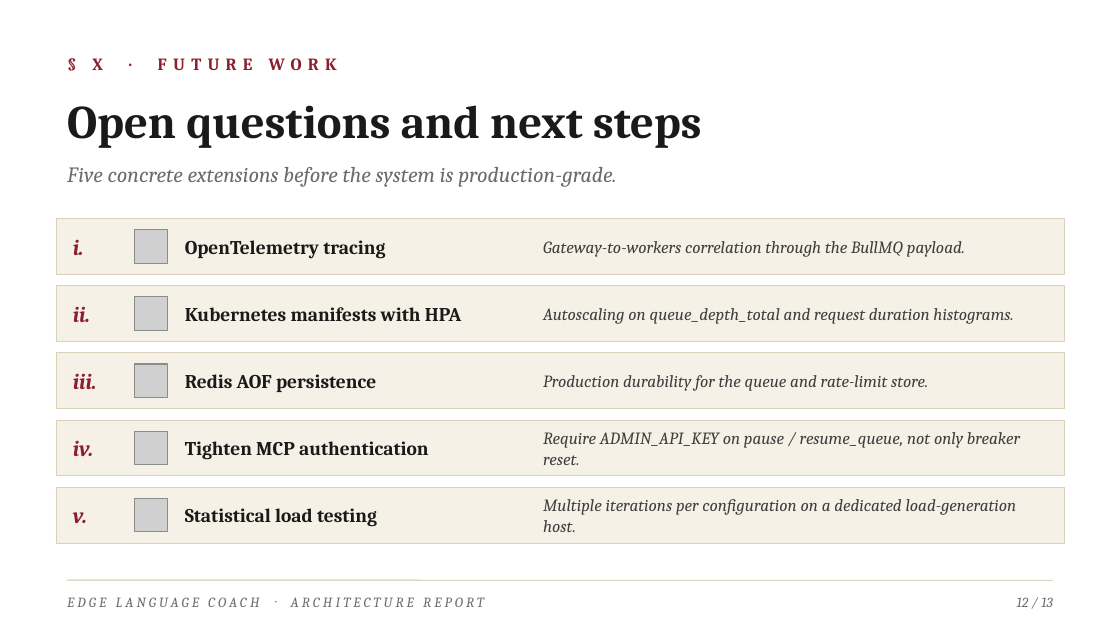
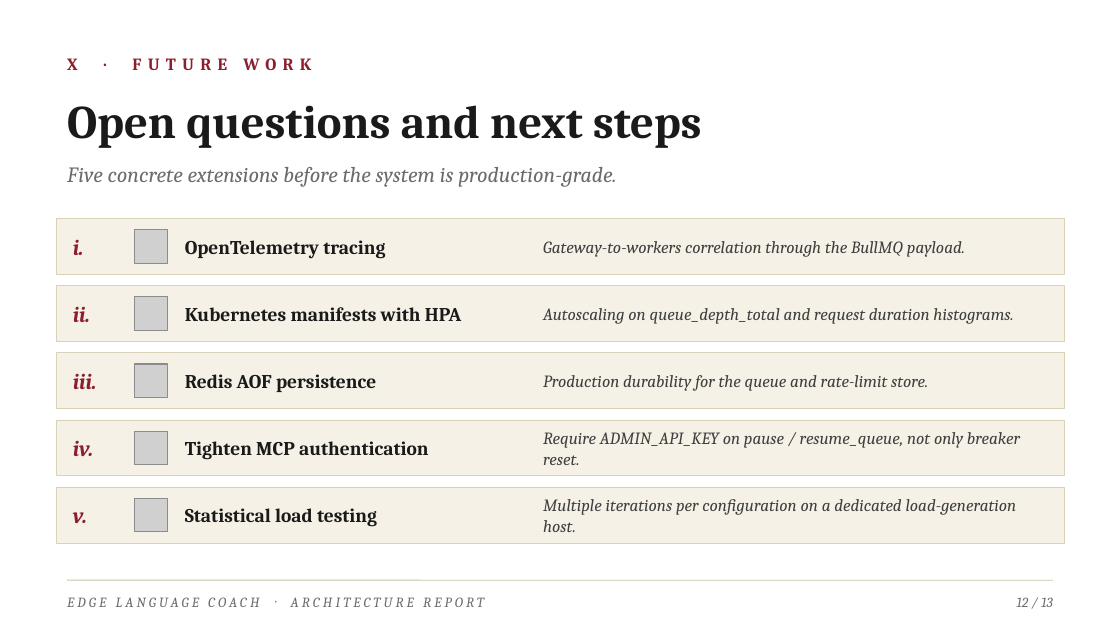
Before and after one commit to ibrahemaskar11/edge-language-coach, a slide deck: slide 12 of docs/edge-language-coach.pptx. Drawn at 1120x630 pixels with LibreOffice and Linux fonts; fonts in the diff are those of the drawing; grey boxes stand for pictures. Boxes give left, top, right and bottom in pixels: in the first picture for what was removed or moved away, otherwise in the second. Text is boxed around its words. In the diff, an @@ line names an element or a change of style, - is before the commit and + after.

```diff
--- a/docs/edge-language-coach.pptx
+++ b/docs/edge-language-coach.pptx
@@ text at (x1=67, y1=58, x2=311, y2=70): text changed @@
-§ X · FUTURE WORK
+X · FUTURE WORK
```
Also in this commit, not shown: 11 other slides changed.
